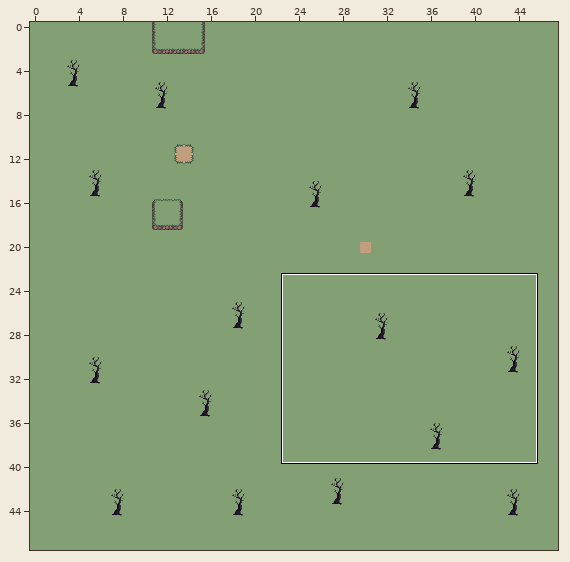
One commit to this Tiled map: project/world_map.tmx. The first picture is a wide view before the edit; the outline marks the close-up.
Close-up. Before:
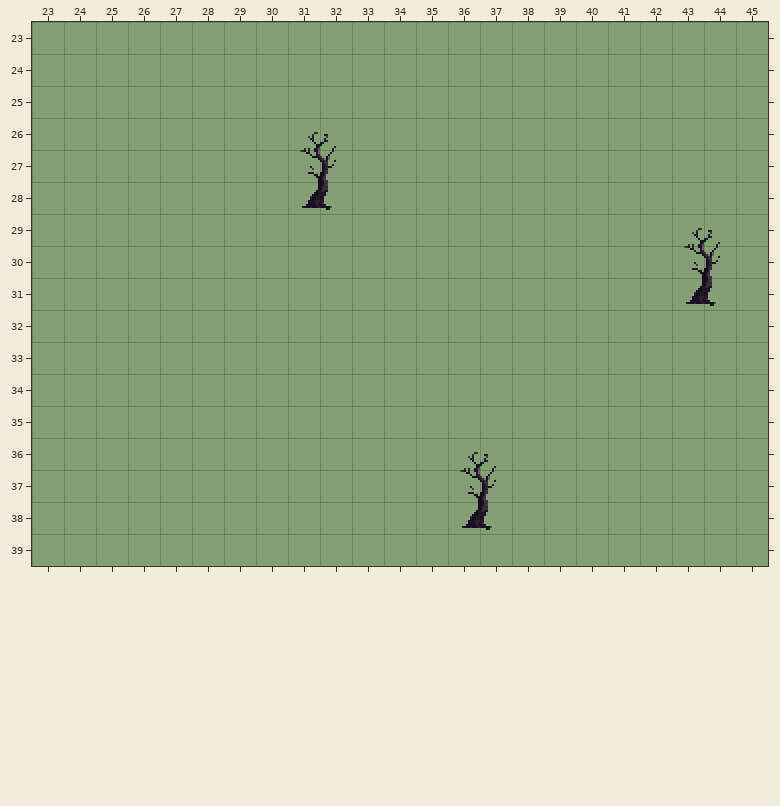
Cells are 16x16 px. Shown: x 23..45, y 23..39. The commit also changed other parts of the map, which this record leaves out. Not drawn, because the pictures are missing: unchanged layer "props".
The same view after the edit:
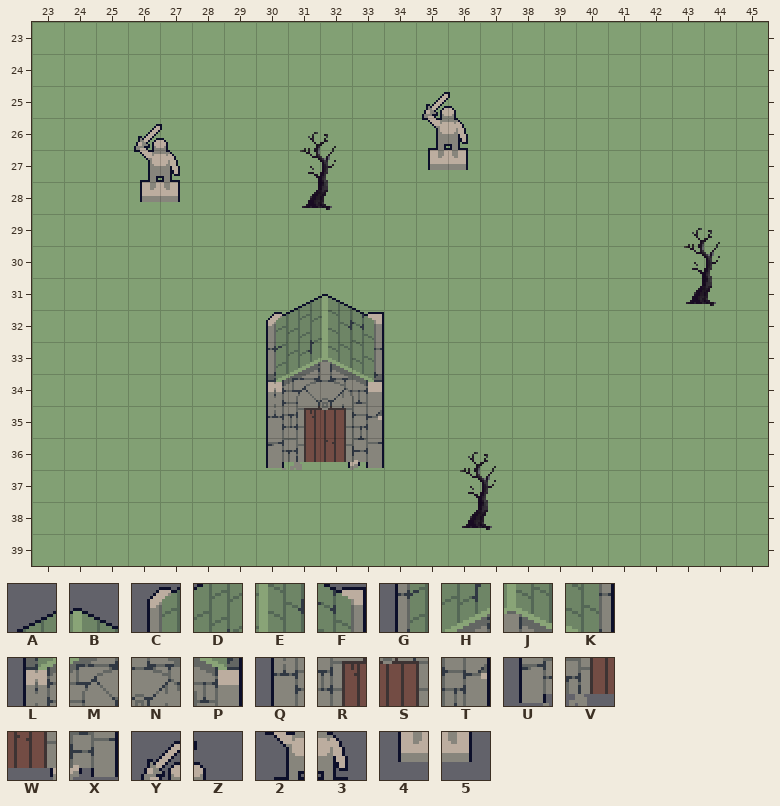
Key: from "graveyard": A 48, B 49, C 73, D 74, E 75, F 76, G 99, H 100, J 101, K 102, L 125, M 126, N 127, P 128, Q 151, R 152, S 153, T 154, U 177, V 178, W 179, X 180, Y 246, Z 247, 2 272, 3 273, 4 298, 5 299.
_ is an empty cell.
Tiles of an added or newly shown layer are drawn over the layers below it.
What changed:
{"where": "layer \"graveyard\" (added)"}
{"y":25,"x":35,"old":"__","new":"YZ"}
{"y":26,"x":26,"old":"__","new":"YZ"}
{"y":26,"x":35,"old":"__","new":"23"}
{"y":27,"x":26,"old":"__","new":"23"}
{"y":27,"x":35,"old":"__","new":"45"}
{"y":28,"x":26,"old":"__","new":"45"}
{"y":31,"x":31,"old":"__","new":"AB"}
{"y":32,"x":30,"old":"____","new":"CDEF"}
{"y":33,"x":30,"old":"____","new":"GHJK"}
{"y":34,"x":30,"old":"____","new":"LMNP"}
{"y":35,"x":30,"old":"____","new":"QRST"}
{"y":36,"x":30,"old":"____","new":"UVWX"}
{"label":"added","picture_box":[422,92,468,170]}
{"label":"added","picture_box":[134,124,180,202]}
{"label":"added","picture_box":[266,294,384,470]}
